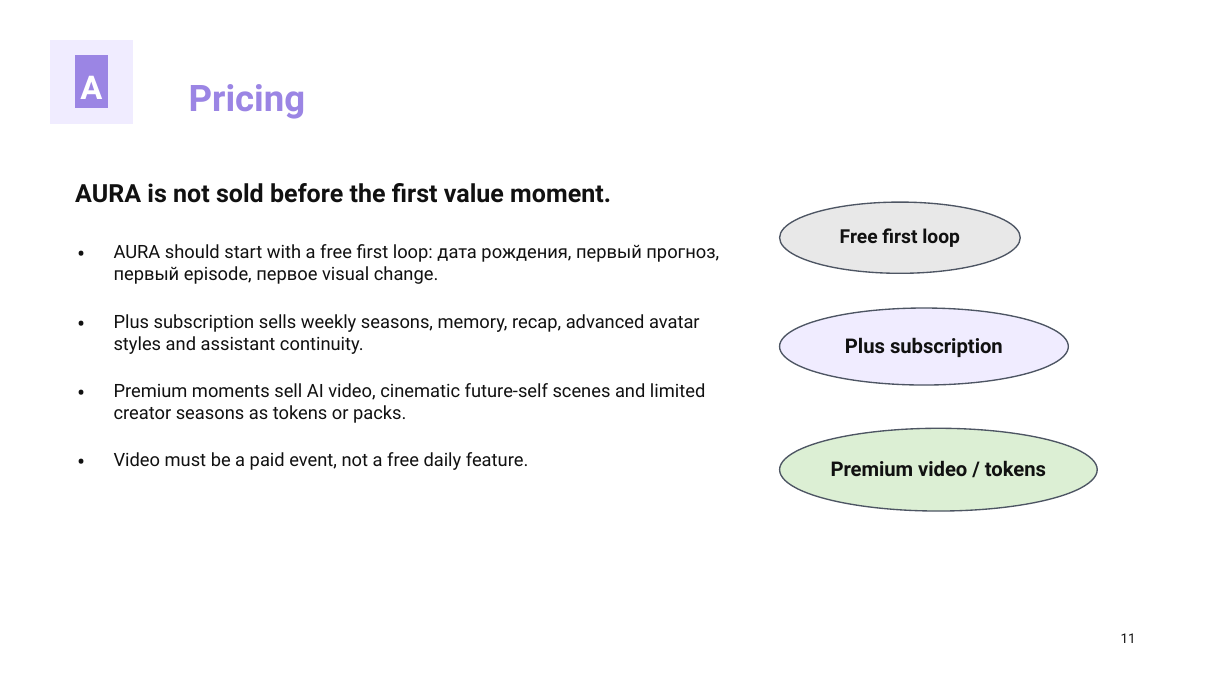
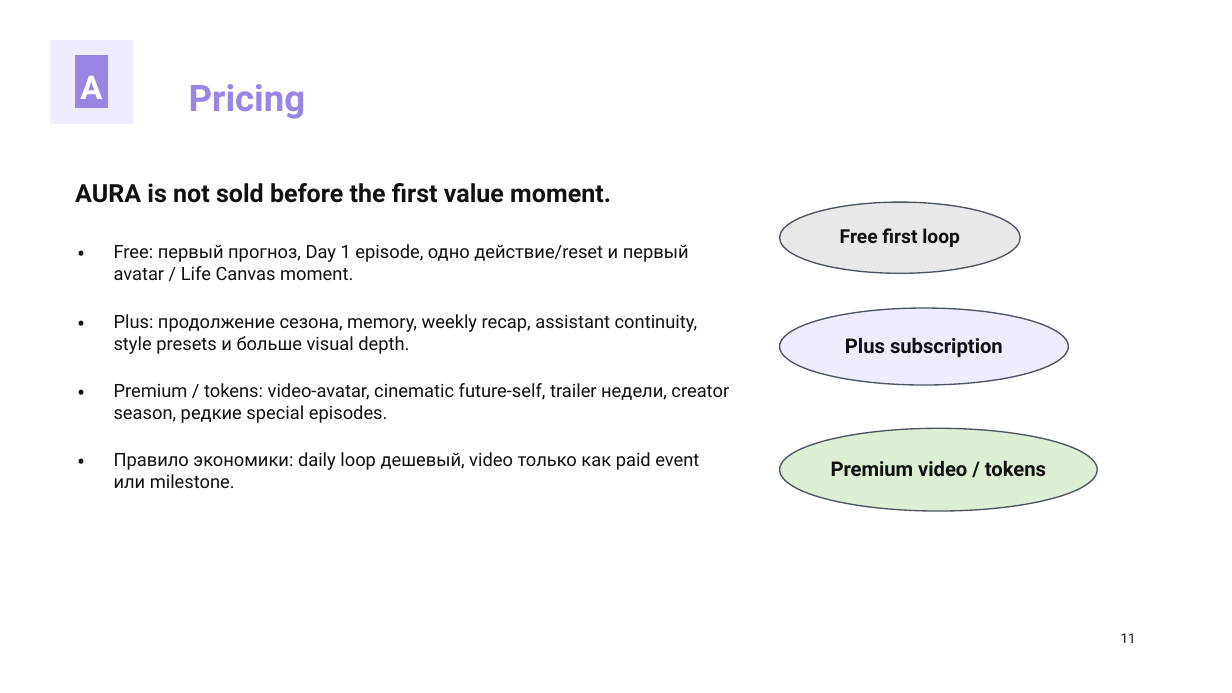
Before and after one commit to kirbudilov01/alina-research, a slide deck: slide 11 of output/pptx/AURA_TRENDVI_STYLE_DECK.pptx. Drawn at 1232x693 pixels with LibreOffice and Linux fonts; fonts in the diff are those of the drawing. Boxes give left, top, right and bottom in pixels: in the first picture for what was removed or moved away, otherwise in the second. Text is boxed around its words. In the diff, an @@ line names an element or a change of style, - is before the commit and + after.

Commit message:
Strengthen AURA deck with research data

```diff
--- a/output/pptx/AURA_TRENDVI_STYLE_DECK.pptx
+++ b/output/pptx/AURA_TRENDVI_STYLE_DECK.pptx
@@ text at [114,244,689,280]: text changed @@
-AURA should start with a free first loop: дата рождения, первый прогноз, первый episode, первое visual change.
+Free: первый прогноз, Day 1 episode, одно действие/reset и первый avatar / Life Canvas moment.
@@ text at [114,314,697,354]: text changed @@
-Plus subscription sells weekly seasons, memory, recap, advanced avatar styles and assistant continuity.
+Plus: продолжение сезона, memory, weekly recap, assistant continuity, style presets и больше visual depth.
@@ text at [114,383,729,423]: text changed @@
-Premium moments sell AI video, cinematic future-self scenes and limited creator seasons as tokens or packs.
+Premium / tokens: video-avatar, cinematic future-self, trailer недели, creator season, редкие special episodes.
@@ text at [114,452,699,488]: text changed @@
-Video must be a paid event, not a free daily feature.
+Правило экономики: daily loop дешевый, video только как paid event или milestone.
```
Also in this commit, not shown: 16 other slides changed, 3 other files.
